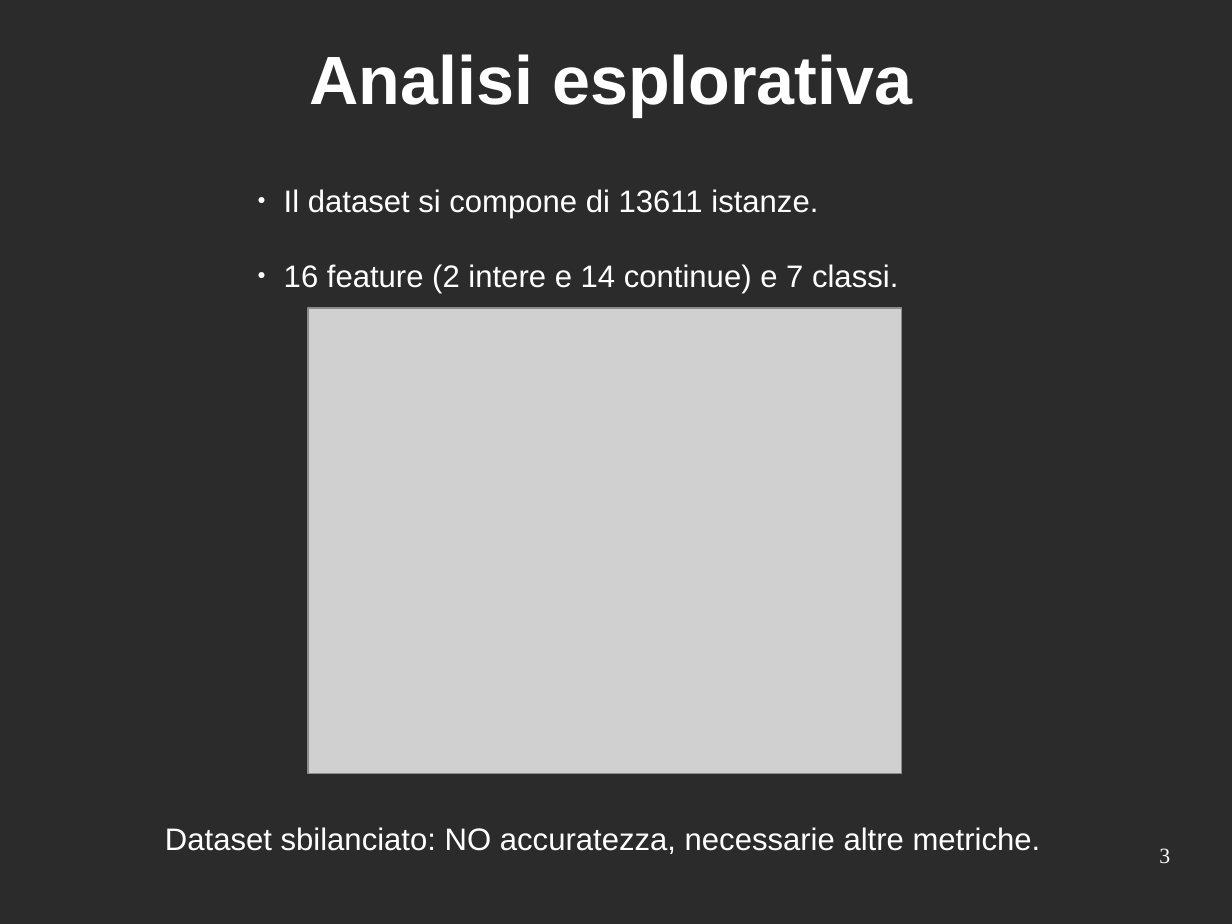
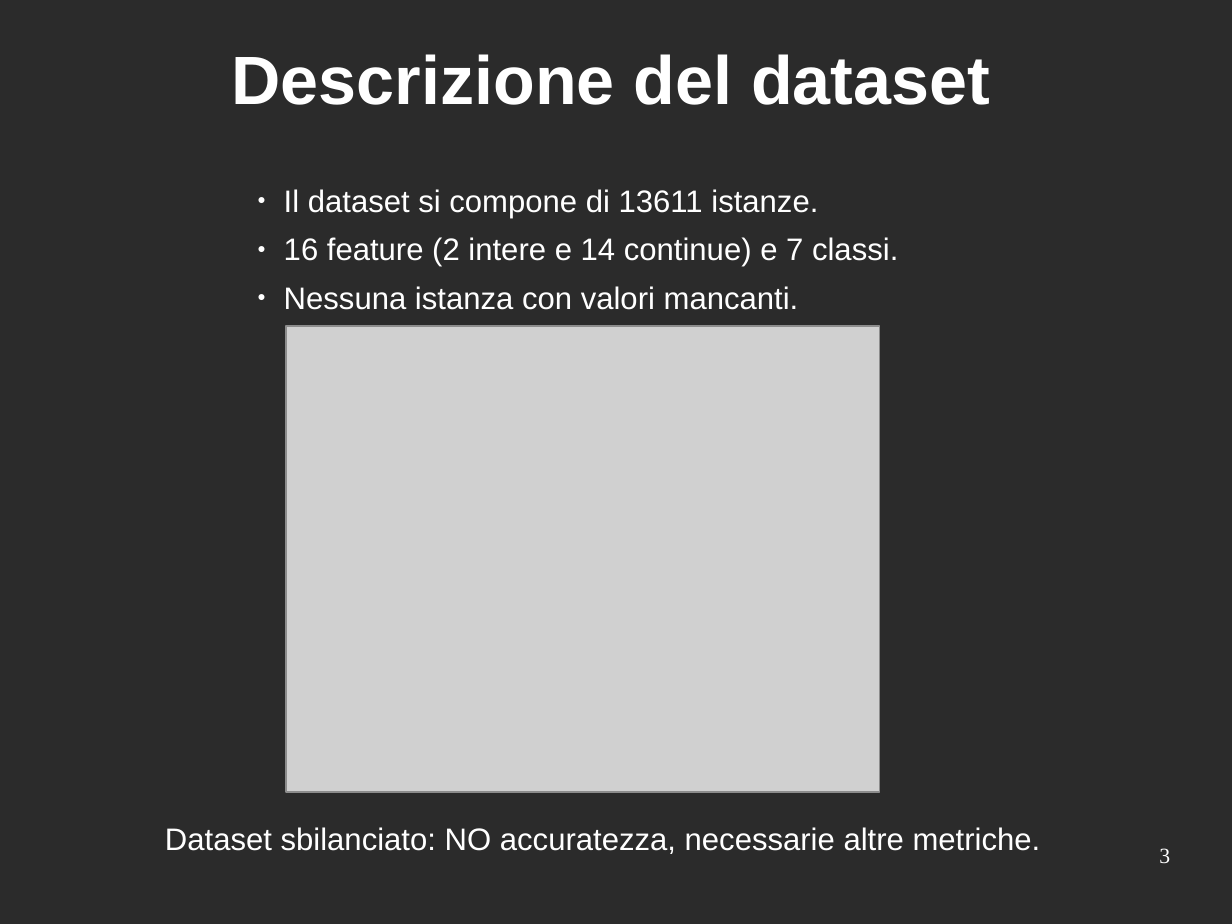
Before and after one commit to mattia010/dry_beans_ML, a slide deck: slide 3 of report/presentation_slides.odp. Drawn at 1232x924 pixels with LibreOffice and Linux fonts; fonts in the diff are those of the drawing; grey boxes stand for pictures; background and template pictures are left out; a plain dark background stands for a picture behind light text. Boxes give left, top, right and bottom in pixels: in the first picture for what was removed or moved away, otherwise in the second. Text is boxed around its words. In the diff, an @@ line names an element or a change of style, - is before the commit and + after.

Commit message:
feat: add "creazione del dataset" section to latex

```diff
--- a/report/presentation_slides.odp
+++ b/report/presentation_slides.odp
@@ title at bbox=[232, 54, 990, 105]: text changed @@
-Analisi esplorativa
+Descrizione del dataset
@@ text at bbox=[284, 189, 898, 267]: more space between paragraphs @@
@@ text at bbox=[284, 286, 799, 310]: paragraph added @@
+  ● Nessuna istanza con valori mancanti.
@@ picture: place and size @@
-picture at bbox=[309, 309, 902, 775]
+picture at bbox=[286, 326, 880, 793]
```
Also in this commit, not shown: 5 other files.
